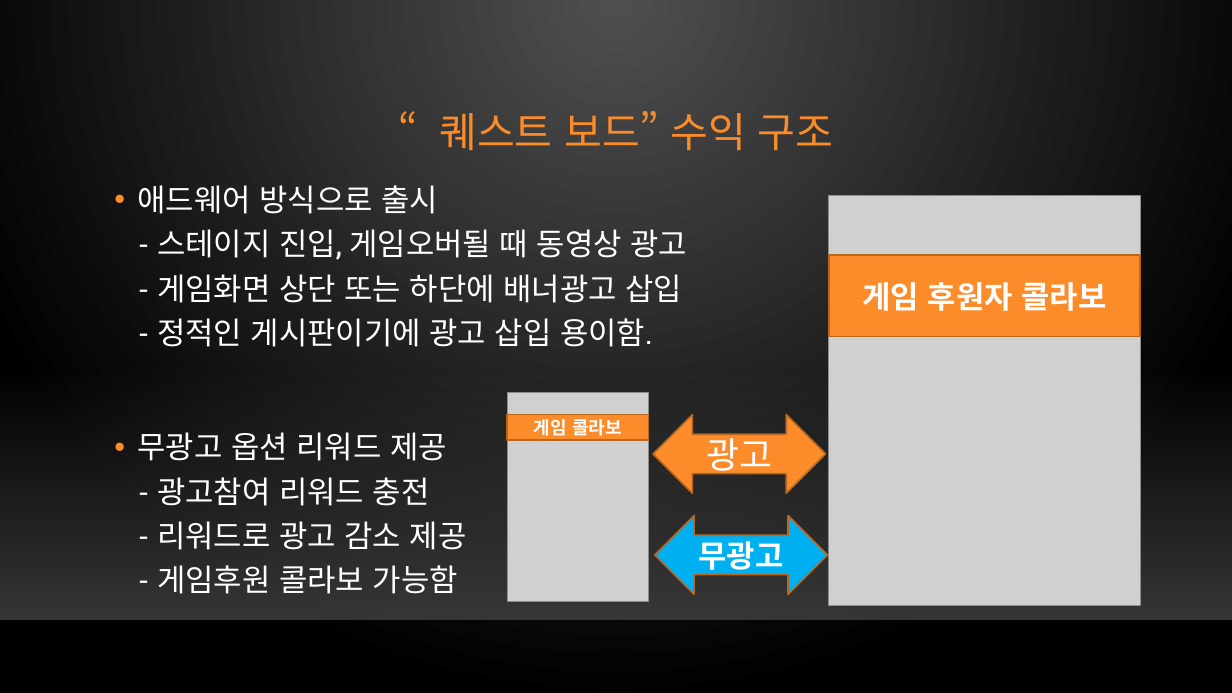
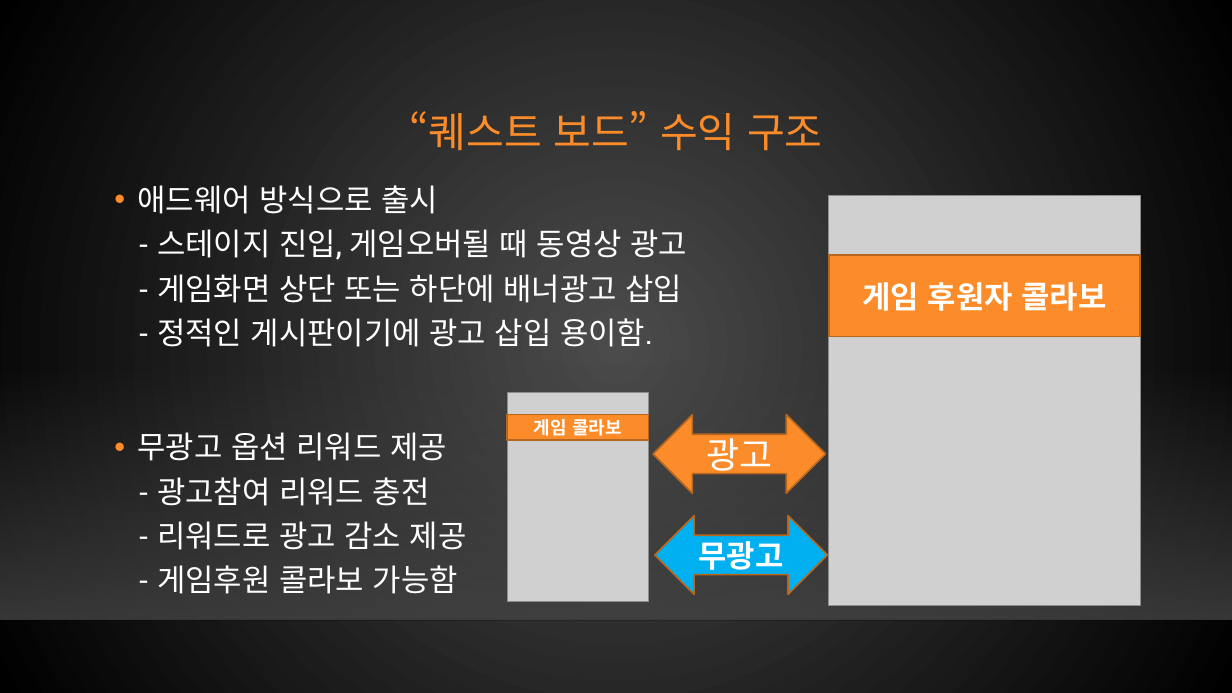
Before and after one commit to xqiwipx/first_project, a slide deck: slide 12 of Kims_project.pptx. Drawn at 1232x693 pixels with LibreOffice and Linux fonts; fonts in the diff are those of the drawing; grey boxes stand for pictures; background and template pictures are left out. Boxes give left, top, right and bottom in pixels: in the first picture for what was removed or moved away, otherwise in the second. Text is boxed around its words. In the diff, an @@ line names an element or a change of style, - is before the commit and + after.

Commit message:
Update Kims_project.pptx
구글에서 수정 테스트

```diff
--- a/Kims_project.pptx
+++ b/Kims_project.pptx
@@ background gradient #505050 to #000000 to gradient #4B4B4B to #000000 @@
@@ title "“퀘스트 보드” 수익 구조" rewrapped from <box>439,111,834,151</box> to <box>409,111,823,151</box> @@
@@ text at <box>138,185,687,347</box>: less space between paragraphs @@
@@ rectangle "게임 후원자 콜라보" at <box>829,255,1141,336</box>: outline #BA681E 1.25 pt to #B7661D 1.25 pt @@
@@ rectangle "게임 콜라보" at <box>507,415,649,441</box>: outline #BA681E 1.25 pt to #B7661D 1.25 pt @@
@@ left right arrow "광고" at <box>653,415,826,494</box>: outline #BA681E 1.25 pt to #B7661D 1.25 pt; proportions changed @@
@@ left right arrow "무광고" at <box>655,516,828,594</box>: outline #BA681E 1.25 pt to #B7661D 1.25 pt; proportions changed @@
```
Also in this commit, not shown: 28 other slides changed.
